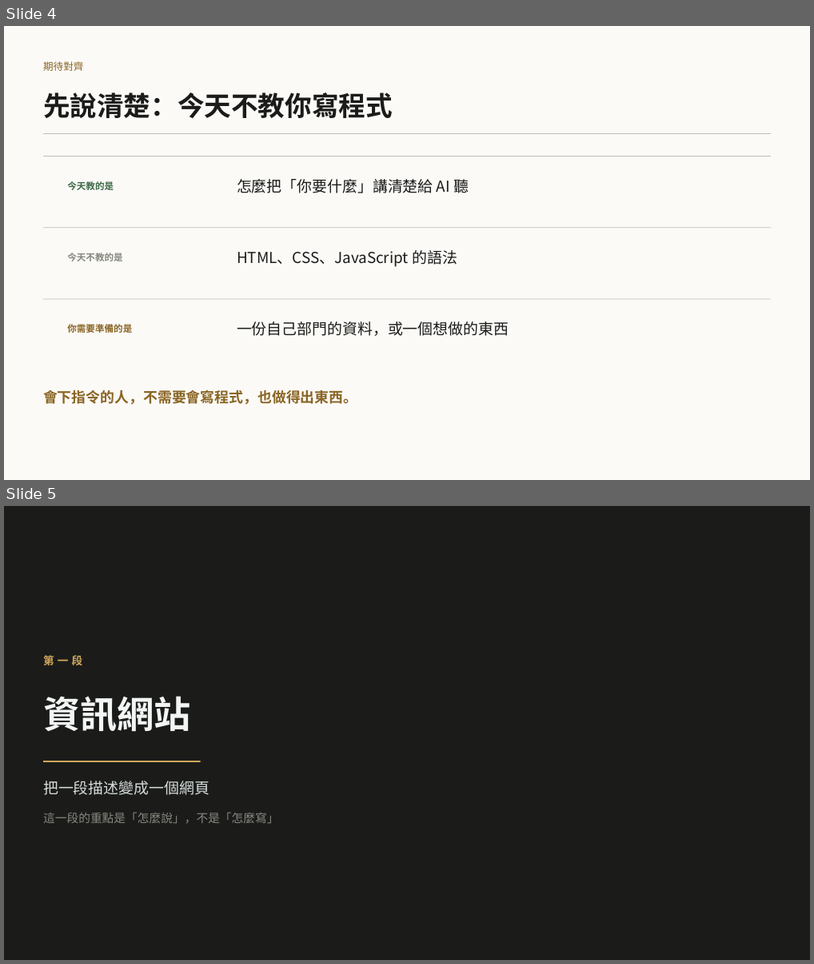
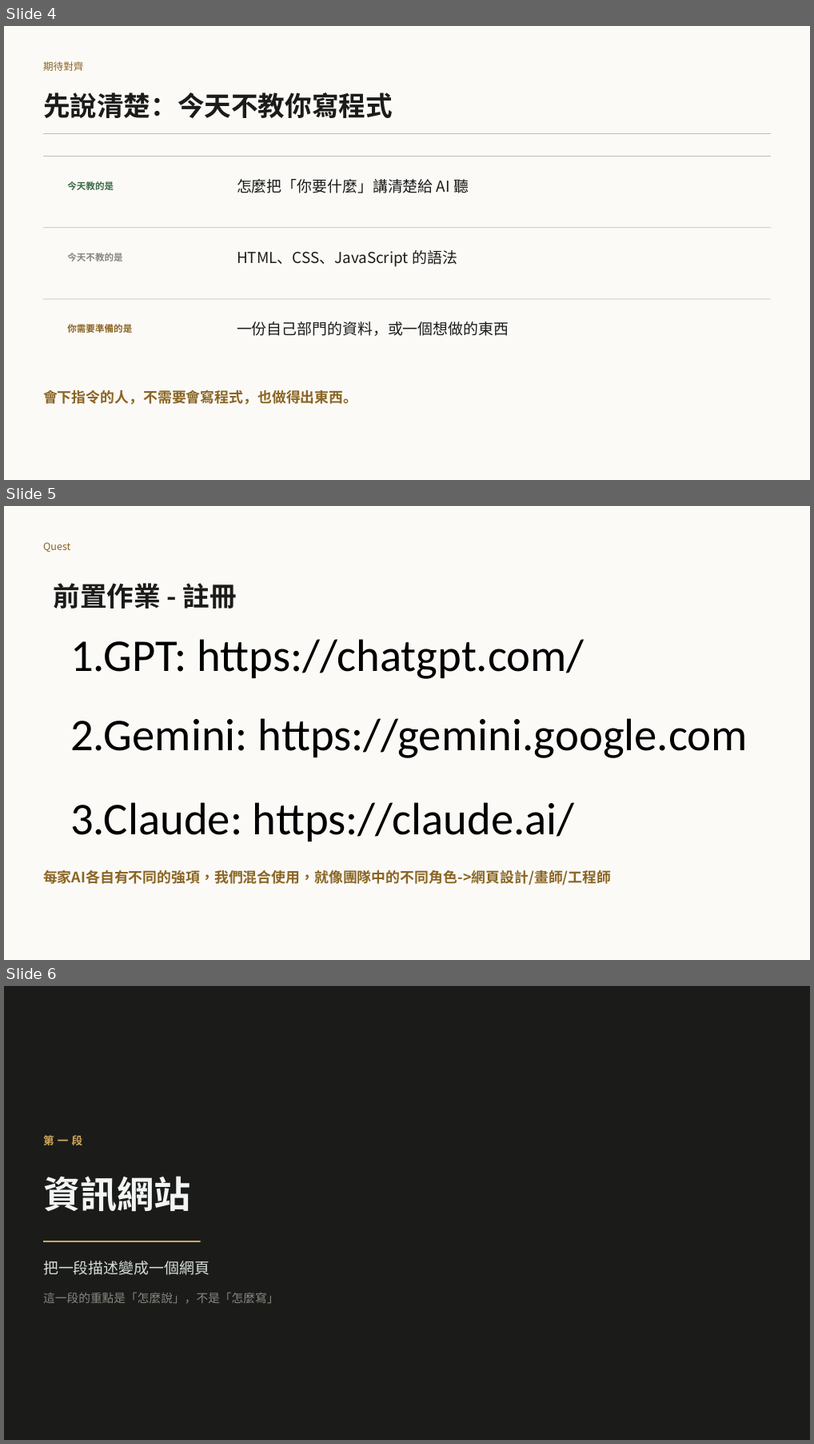
Before and after one commit to b39070566/architectureAiClass, a slide deck: slides/vibe-coding-workshop.pptx. Shown one above the other, each under a label of ours: slides 4 and 5 before the commit, slides 4, 5 and 6 after it. The pictures are 814x964 and 814x1444 pixels, drawn with LibreOffice and Linux fonts; fonts in the diff are those of the drawing. Boxes give left, top, right and bottom in pixels: in the first picture for what was removed or moved away, otherwise in the second. Text is boxed around its words. In the diff, an @@ line names an element or a change of style, - is before the commit and + after.

```diff
--- a/slides/vibe-coding-workshop.pptx
+++ b/slides/vibe-coding-workshop.pptx
@@ slide 5 added at <box>4,506,810,960</box>, background #FBFAF7 @@
@@ text added at <box>43,542,70,552</box>, 12 pt, text #8A6524 @@
+Quest
@@ text added at <box>54,583,237,608</box>, 32 pt, text #1B1C1A, bold @@
+前置作業 - 註冊
@@ text added at <box>70,639,585,679</box>, 54 pt, text #000000 @@
+1.GPT: https://chatgpt.com/
@@ text added at <box>70,718,748,758</box>, 54 pt, text #000000 @@
+2.Gemini: https://gemini.google.com
@@ text added at <box>70,802,575,841</box>, 54 pt, text #000000 @@
+3.Claude: https://claude.ai/
@@ text added at <box>43,870,611,885</box>, 17 pt, text #8A6524, bold @@
+每家AI各自有不同的強項，我們混合使用，就像團隊中的不同角色->網頁設計/畫師/工程師
@@ what was slide 5 is now slide 6 @@
```
Also in this commit, not shown: 10 slides changed, 25 other slides added, 18 other files.
